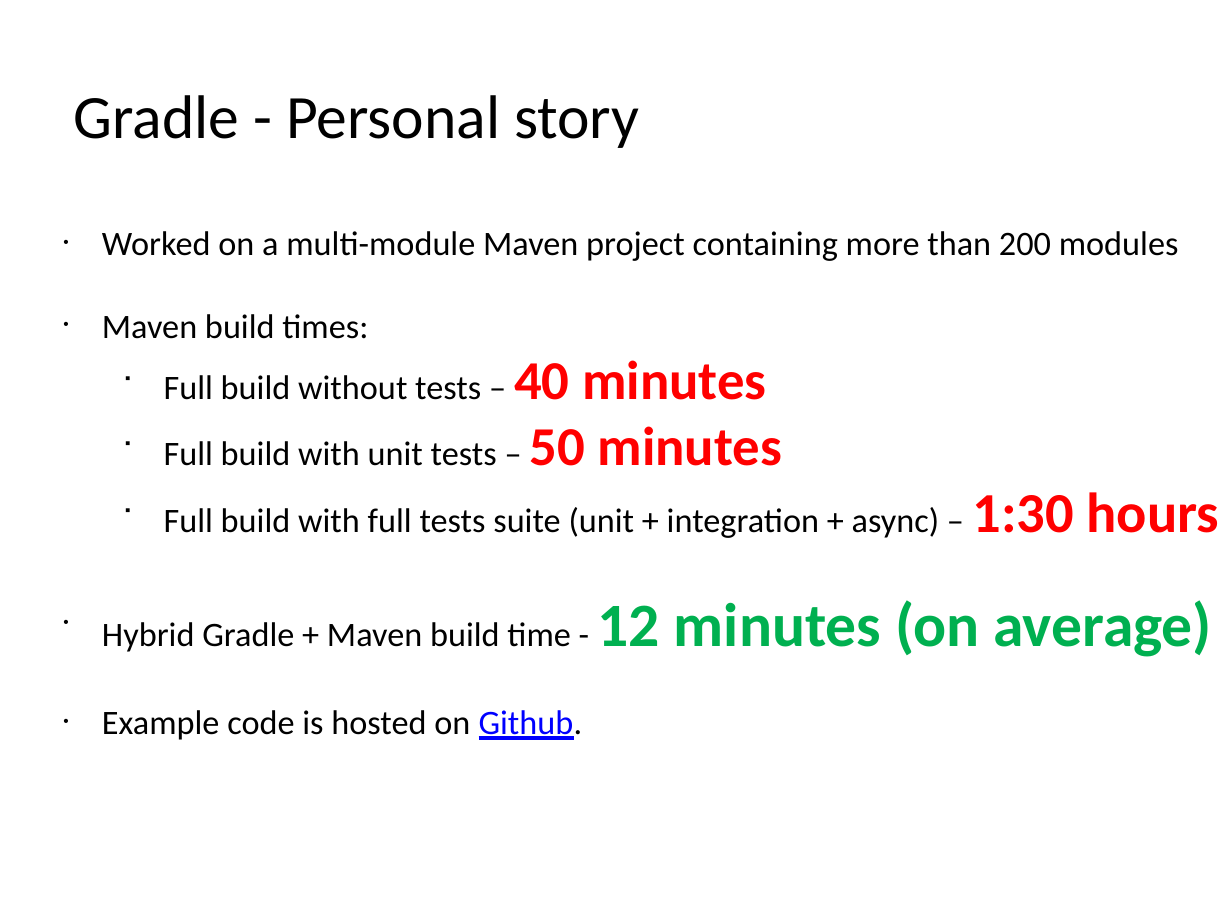
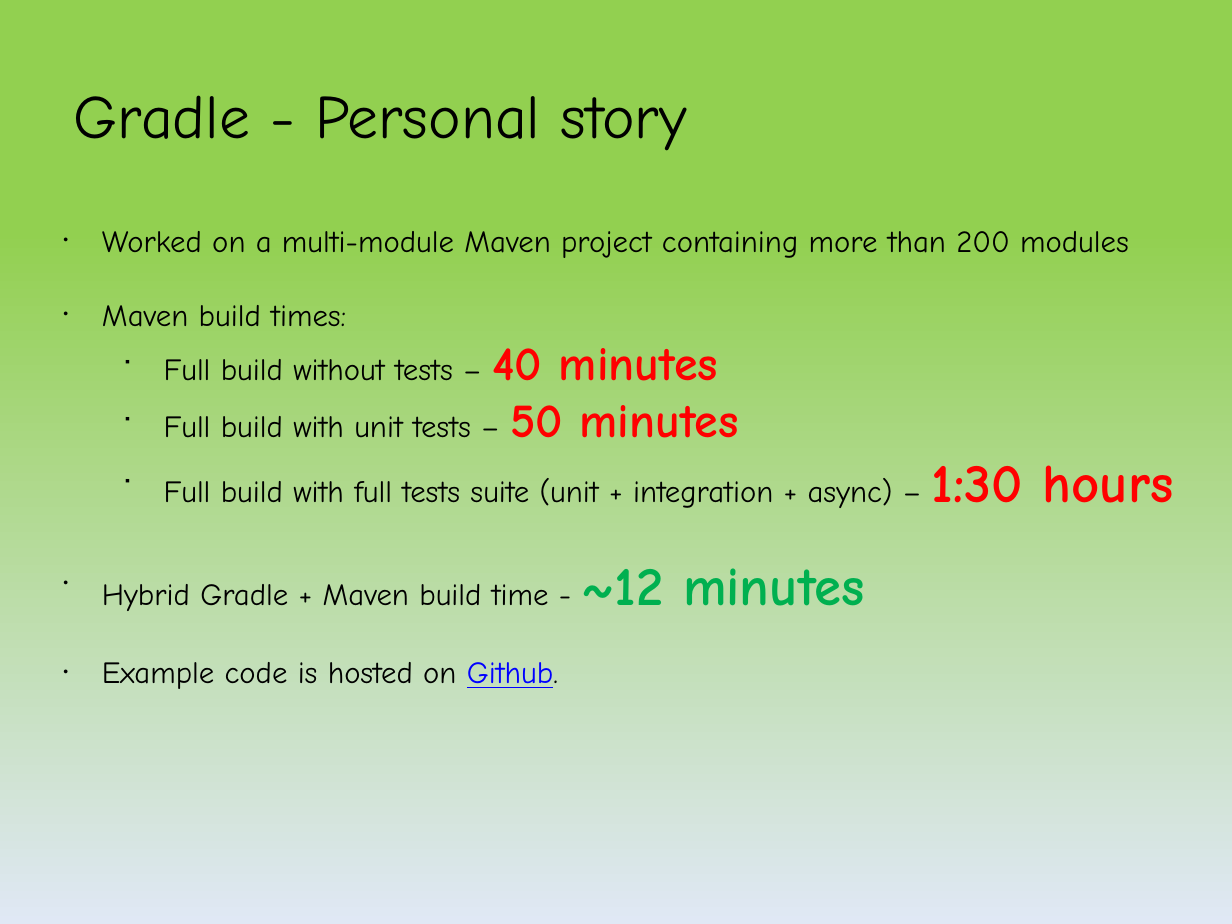
Before and after one commit to kob-aha/gradle-presentation, a slide deck: slide 22 of presentation/Introduction_to_Gradle_yair.pptx (slide 16 before the commit). Drawn at 1232x924 pixels with LibreOffice and Linux fonts; fonts in the diff are those of the drawing. Boxes give left, top, right and bottom in pixels: in the first picture for what was removed or moved away, otherwise in the second. Text is boxed around its words. In the diff, an @@ line names an element or a change of style, - is before the commit and + after.

```diff
--- a/presentation/Introduction_to_Gradle_yair.pptx
+++ b/presentation/Introduction_to_Gradle_yair.pptx
@@ background #FFFFFF to gradient #92D050 to #E1E8F5 @@
@@ text "Gradle - Personal story" at <box>74,95,687,151</box>: font Calibri to Comic Neue @@
@@ text at <box>102,231,1129,689</box>: size 20 to 18 pt in "Worked on a multi-module Maven project containing ...", "Maven build times:", "Full build without tests –", "Full build with unit tests –" and 2 more places; font Calibri to Comic Neue in "Worked on a multi-module Maven project containing ...", "Maven build times:", "Full build without tests – 40 minutes", "Full build with unit tests – 50 ..." and 2 more places; size 32 to 28 pt in "40 minutes", "50 minutes"; size 33 to 32 pt in "1:30 hours" @@
@@ text at <box>102,584,549,611</box>: text changed; size 20 to 18 pt; font Calibri to Comic Neue @@
-• Hybrid Gradle + Maven build time - 12 minutes (on average)
+• Hybrid Gradle + Maven build time - ~12 minutes
```
Also in this commit, not shown: 23 other slides changed, 7 slides added, 1 other file.
